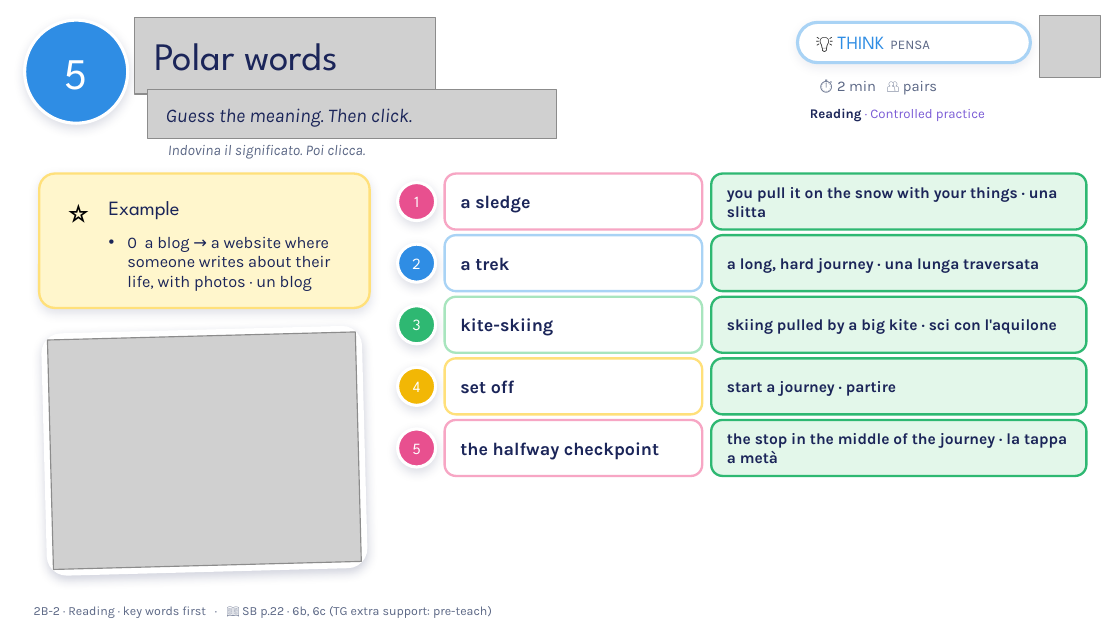
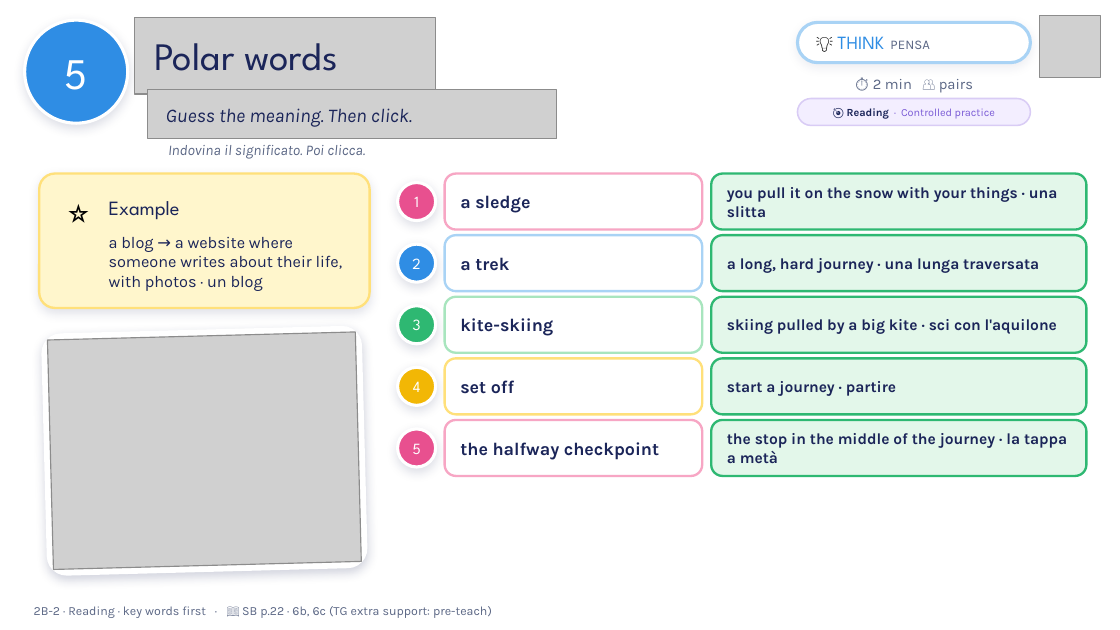
Before and after one commit to londonlanguageschool/Bagheria-, a slide deck: slide 5 of materials/B1/B1_2B-2_Changing_lives.pptx. Drawn at 1120x630 pixels with LibreOffice and Linux fonts; fonts in the diff are those of the drawing; grey boxes stand for pictures; background and template pictures are left out. Boxes give left, top, right and bottom in pixels: in the first picture for what was removed or moved away, otherwise in the second. Text is boxed around its words. In the diff, an @@ line names an element or a change of style, - is before the commit and + after.

```diff
--- a/materials/B1/B1_2B-2_Changing_lives.pptx
+++ b/materials/B1/B1_2B-2_Changing_lives.pptx
@@ text "⏱ 2 min 👥 pairs": place and size @@
-text "⏱ 2 min 👥 pairs" at (837,81,937,95)
+text "⏱ 2 min 👥 pairs" at (873,79,973,93)
@@ text "⏱ 2 min 👥 pairs" at (873,79,973,93): alignment left to centre @@
@@ rounded rectangle "🎯 Reading · Controlled practice": place and size @@
-rounded rectangle "🎯 Reading · Controlled practice" at (810,108,985,122)
+rounded rectangle "🎯 Reading · Controlled practice" at (797,99,1030,125)
@@ rounded rectangle "🎯 Reading · Controlled practice" at (797,99,1030,125): fill none to #F3EEFF; outline none to #D9CCF5 1 pt @@
@@ text in rounded rectangle at (847,108,995,119): text changed; size 8.5 to 7 pt @@
-Reading · Controlled practice
+🎯 Reading · Controlled practice
@@ text at (109,237,343,291): text changed @@
-• 0 a blog → a website where someone writes about their life, with photos · un blog
+a blog → a website where someone writes about their life, with photos · un blog
```
Also in this commit, not shown: 21 other slides changed, 29 other files.
